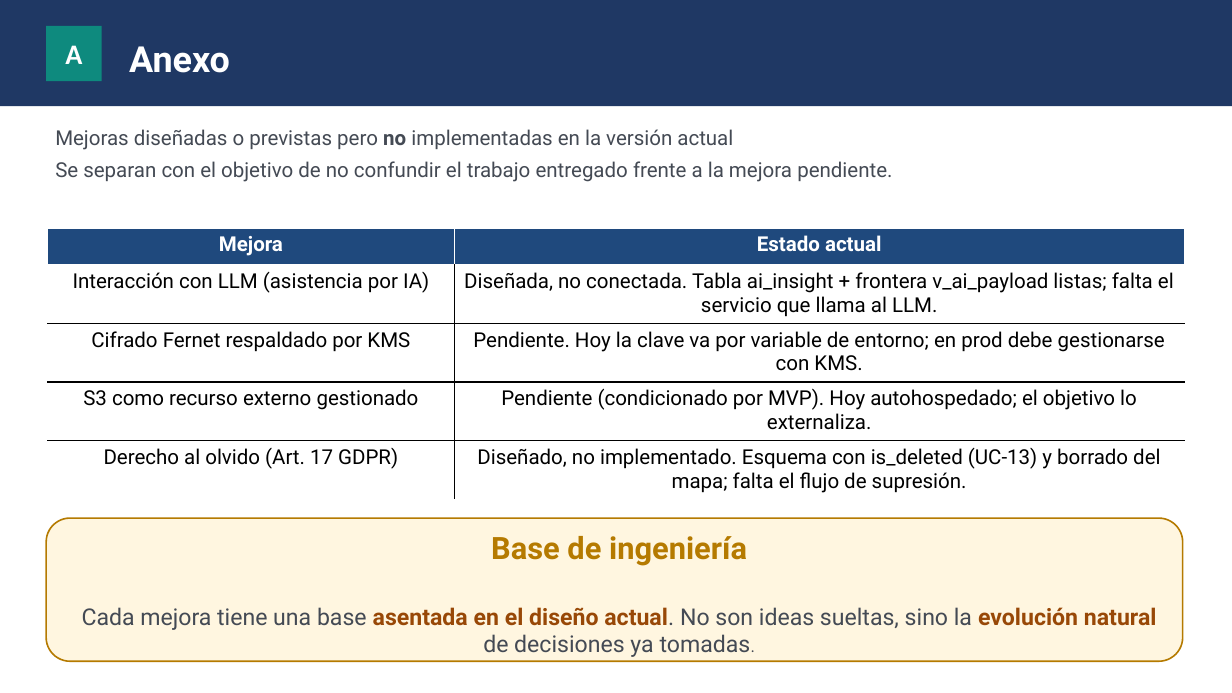
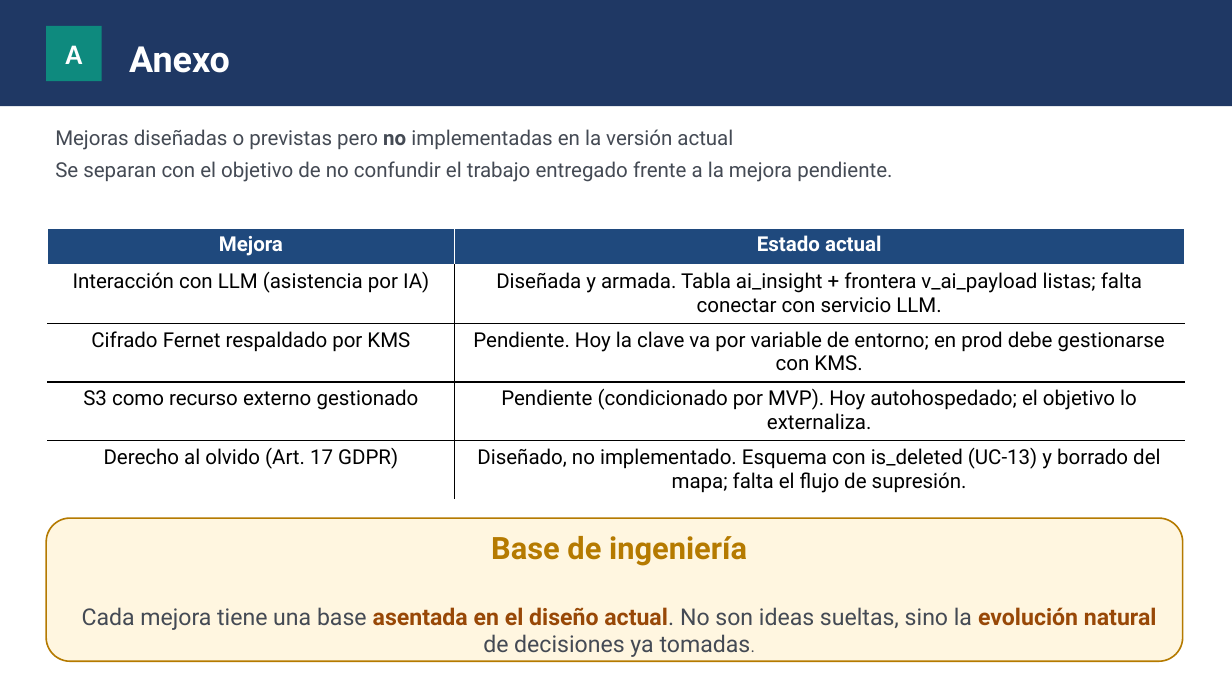
Before and after one commit to josepcal/TFM_Rehab_Followup_Checkup, a slide deck: slide 13 of doc/memoria_proyecto/Memoria_Proyecto.pptx (slide 12 before the commit). Drawn at 1232x693 pixels with LibreOffice and Linux fonts; fonts in the diff are those of the drawing. Boxes give left, top, right and bottom in pixels: in the first picture for what was removed or moved away, otherwise in the second. Text is boxed around its words. In the diff, an @@ line names an element or a change of style, - is before the commit and + after.

```diff
--- a/doc/memoria_proyecto/Memoria_Proyecto.pptx
+++ b/doc/memoria_proyecto/Memoria_Proyecto.pptx
@@ table at [48,228,1185,497] @@
-row 2, column 2: Diseñada, no conectada. Tabla ai_insight + frontera v_ai_payload listas; falta el servicio que llama al LLM.
+row 2, column 2: Diseñada y armada. Tabla ai_insight + frontera v_ai_payload listas; falta conectar con servicio LLM.
```
Also in this commit, not shown: 3 other slides changed, 2 slides added, 3 other files.
